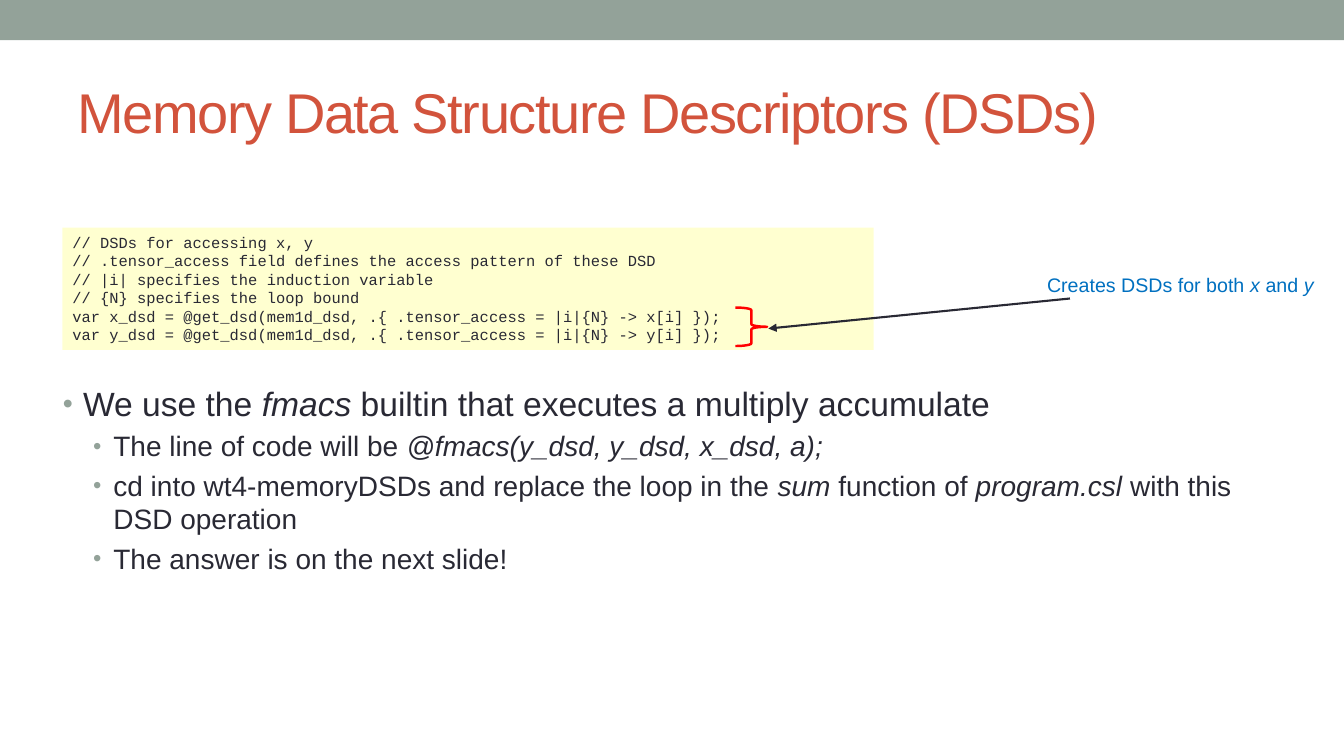
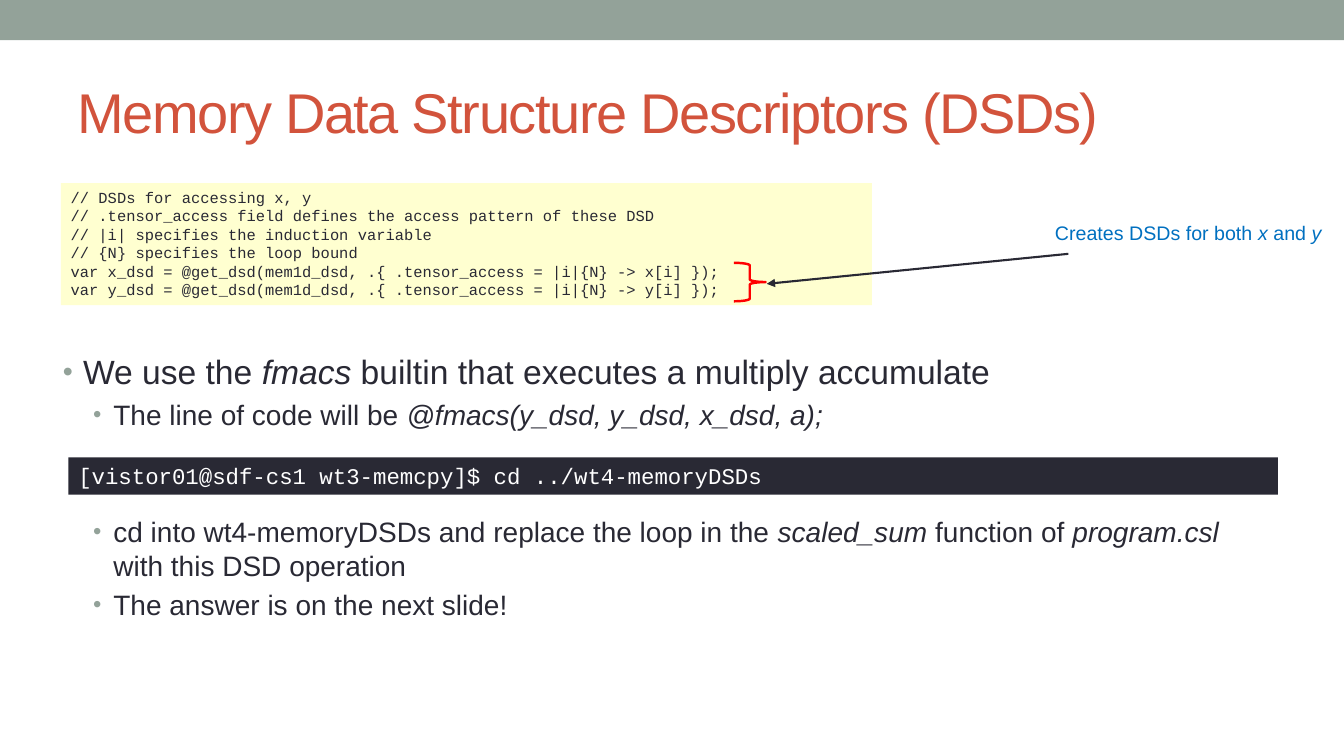
Before and after one commit to EPCCed/cs2-sdk-training, a slide deck: slide 27 of lectures/powerpoints/SDK-walkthrough-part-one.pptx (slide 25 before the commit). Drawn at 1344x756 pixels with LibreOffice and Linux fonts; fonts in the diff are those of the drawing. Boxes give left, top, right and bottom in pixels: in the first picture for what was removed or moved away, otherwise in the second. Text is boxed around its words. In the diff, an @@ line names an element or a change of style, - is before the commit and + after.

```diff
--- a/lectures/powerpoints/SDK-walkthrough-part-one.pptx
+++ b/lectures/powerpoints/SDK-walkthrough-part-one.pptx
@@ rectangle "// DSDs for accessing x, ...": place and size @@
-rectangle "// DSDs for accessing x, ..." at [63,228,874,350]
+rectangle "// DSDs for accessing x, ..." at [60,184,872,306]
@@ text "Creates DSDs for both x ...": place and size @@
-text "Creates DSDs for both x ..." at [1047,277,1314,296]
+text "Creates DSDs for both x ..." at [1055,225,1322,244]
@@ right brace: place and size @@
-right brace at [736,308,767,346]
+right brace at [734,263,765,301]
@@ arrow moved from (1070, 298) - (768, 329) to (1069, 254) - (767, 284) @@
@@ text "We use the fmacs builtin ...": place and size @@
-text "We use the fmacs builtin ..." at [83,391,1232,570]
+text "We use the fmacs builtin ..." at [83,359,1218,616]
@@ rectangle added at [69,458,1278,495], fill #292934, 16 pt, text #FFFFFF @@
+[vistor01@sdf-cs1 wt3-memcpy]$ cd ../wt4-memoryDSDs
@@ text at [113,521,1218,581]: text changed @@
-  • cd into wt4-memoryDSDs and replace the loop in the sum function of program.csl with this DSD operation
+  • cd into wt4-memoryDSDs and replace the loop in the scaled_sum function of program.csl with this DSD operation
```
Also in this commit, not shown: 12 other slides changed, 2 slides added, 4 other files.
